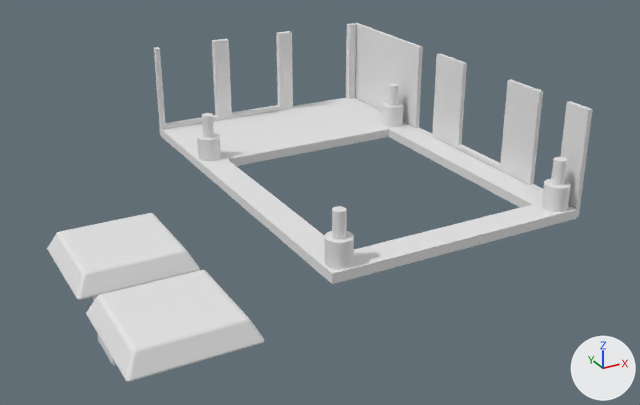
Renders of the Blender file hardware/stratagem-hero-hardware.blend from each side of a commit.
The view is the same before and after, from a camera (50 mm lens) standing at (-0.0681, -0.1177, 0.0631) and looking at (0.008, 0.0207, -0.0061). The lights are fixed; the arrows at lower right show +X, +Y and +Z.
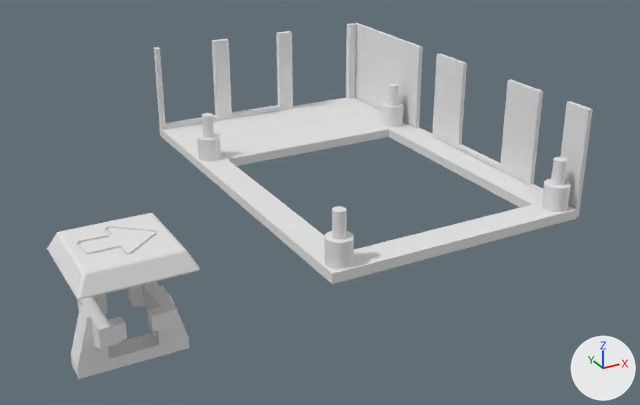
ob_cube_014 is not drawn itself; it is used by a modifier of ob_plane_001.
ob_curve is not drawn itself; it is used by a modifier of ob_plane.

What the commit changed:
me_cube_017 is used by ob_cube_015; location (-0.0371, 0.0, -0.009).
me_cube_017 had 8 vertices, 4 faces and spanned x -0.004..0.004, y -0.004..0.004, z -0.004..0.004.
me_cube_017 now has 38 vertices, 30 faces and spans x -0.00883..0.0, y -0.006..0.0, z -0.006..0.004.
Part 1, on me_cube_017:
7 vertices are removed from x -0.004..0.004, y -0.004..0.004, z -0.004..0.004.
4 faces are deleted.
25 vertices are added at x -0.00883..0.0, y -0.006..0.0, z -0.006..0.004.
12 new vertices lie (0.0, 0.002, 0.0) away from vertices in x -0.00883..0.0, y -0.006..-0.002, z -0.006..0.004.
30 new faces join them.
Mesh me_curve_001 is new.
It has 374 vertices, 187 faces and spans x -0.0099..0.0117, y -0.0095..0.0094, z -0.002..0.002.
Object 'Plane' (ob_plane) gains a BOOLEAN modifier named 'Boolean'.
Modifier setting: object = ob_curve.
Object 'Cube.014' (ob_cube_014) is deleted.
Object 'Plane.001' (ob_plane_001) is deleted.
Object 'Cube.015' (ob_cube_015) gains a MIRROR modifier named 'Mirror'.
Modifier setting: use_axis = (True, True, False).
Modifier setting: use_clip = True.
Object 'Curve' (ob_curve) is new; it shows me_curve_001.
Its location is (-0.0376, 0.0, 0.00606).
Its scale is (0.501, 0.501, 0.501).
It gains a SOLIDIFY modifier named 'Solidify'.
Modifier setting: thickness = 0.001.
Modifier setting: offset = 1.0.
Modifier setting: use_even_offset = True.
It is now shown.

Changed parts and their boxes [x1, y1, x2, y2] in the pictures (640 x 405 px):
'Plane.001', deleted: before [86, 270, 265, 382]
'Plane', modifiers changed, reshaped: [47, 213, 200, 300] in both
'Cube.015', reshaped, modifiers changed: before [93, 296, 116, 366]; after [71, 282, 189, 379]
